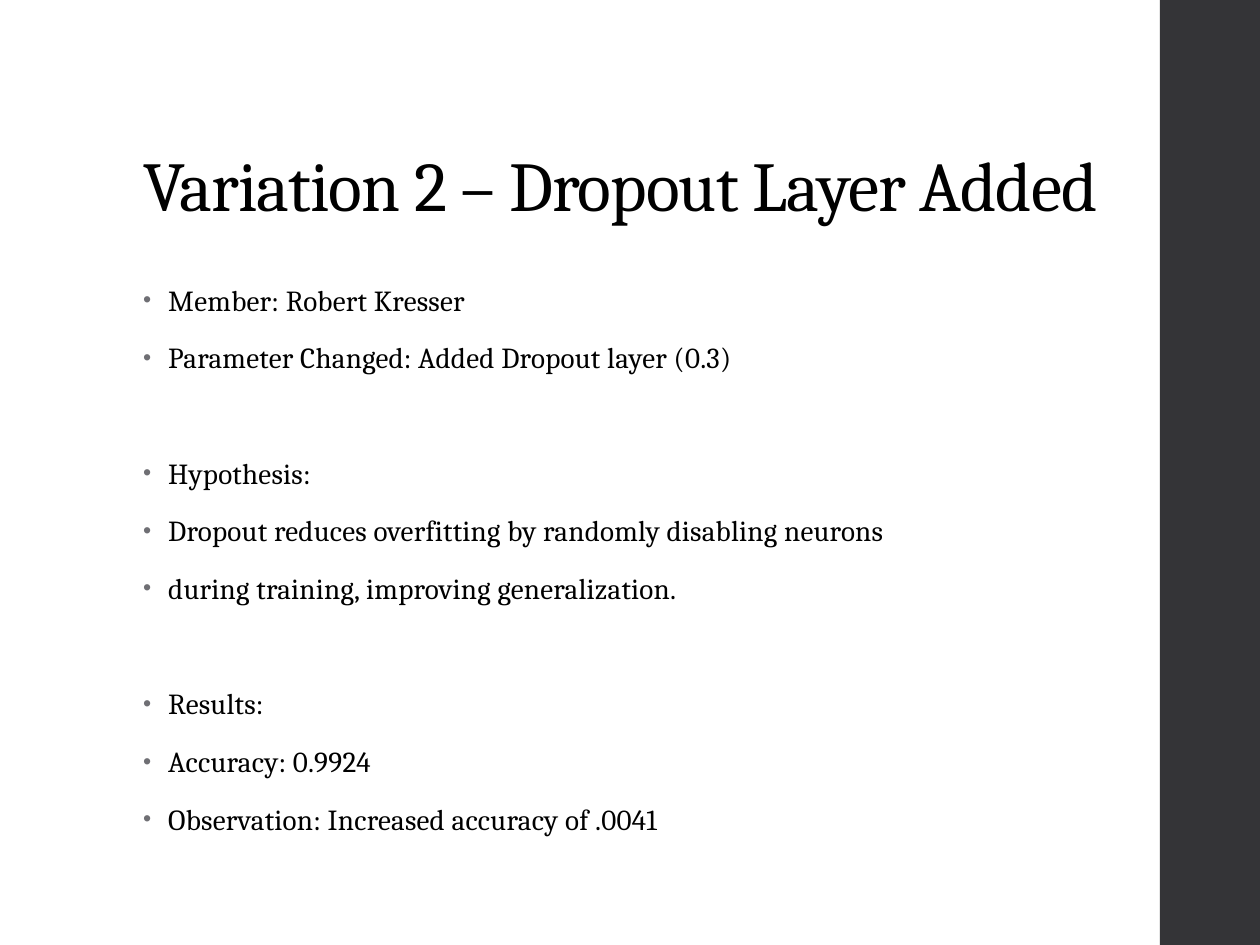
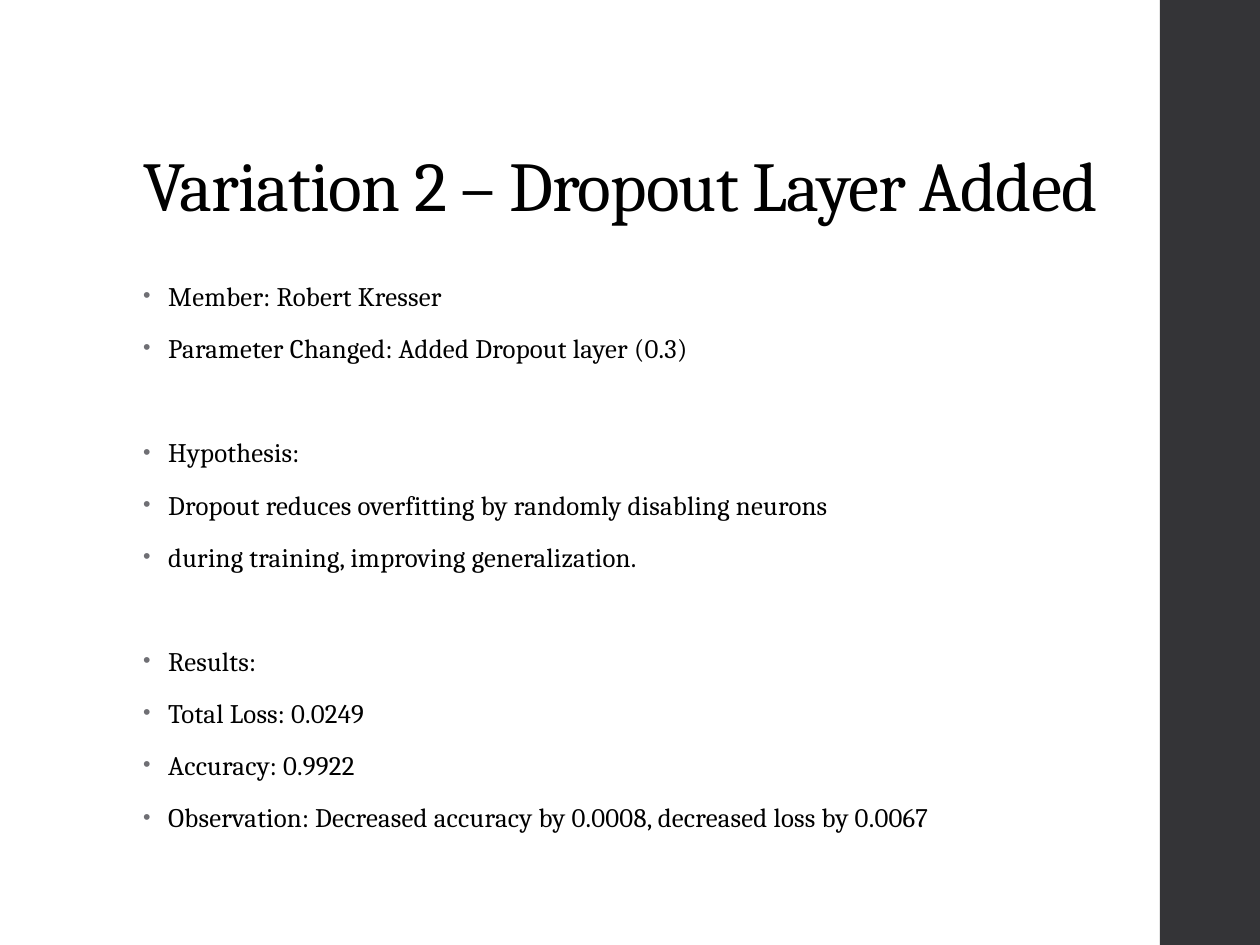
Before and after one commit to jamieridenour-rgb/IN501_Unit9, a slide deck: slide 4 of IN501_Ridenour_Kresser_Meadows_Mpianin_Galarza_Unit9_Assignment.pptx. Drawn at 1260x945 pixels with LibreOffice and Linux fonts; fonts in the diff are those of the drawing. Boxes give left, top, right and bottom in pixels: in the first picture for what was removed or moved away, otherwise in the second. Text is boxed around its words. In the diff, an @@ line names an element or a change of style, - is before the commit and + after.

```diff
--- a/IN501_Ridenour_Kresser_Meadows_Mpianin_Galarza_Unit9_Assignment.pptx
+++ b/IN501_Ridenour_Kresser_Meadows_Mpianin_Galarza_Unit9_Assignment.pptx
@@ text at (168, 287, 827, 672): size 16.6 to 15.3 pt in "Member: Robert Kresser", "Parameter Changed: Added Dropout layer (0.3)", "Hypothesis:", "Dropout reduces overfitting by randomly disabling neurons" and 2 more places; line spacing 0.85 to 0.75 @@
@@ text at (168, 704, 928, 833): text changed; size 16.6 to 15.3 pt @@
-• Accuracy: 0.9924
-• Observation: Increased accuracy of .0041
+• Total Loss: 0.0249
+• Accuracy: 0.9922
+• Observation: Decreased accuracy by 0.0008, decreased loss by 0.0067
```
Also in this commit, not shown: 5 other slides changed, 6 other files.
